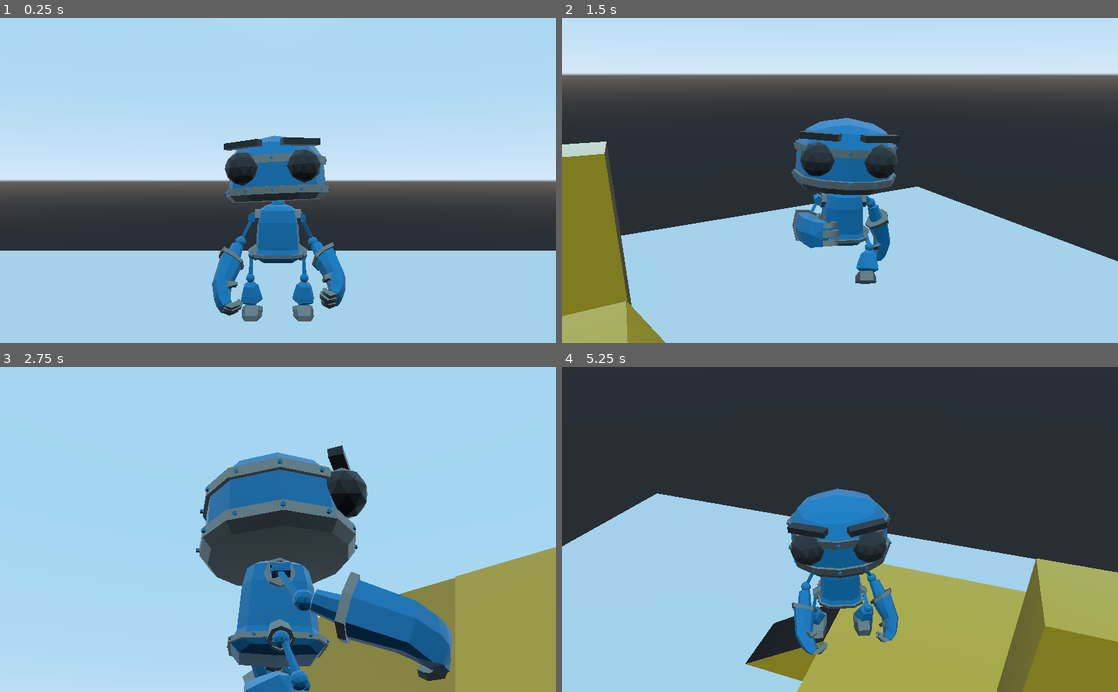
Above: before the commit, frames 1-4 (two rows, left to right).
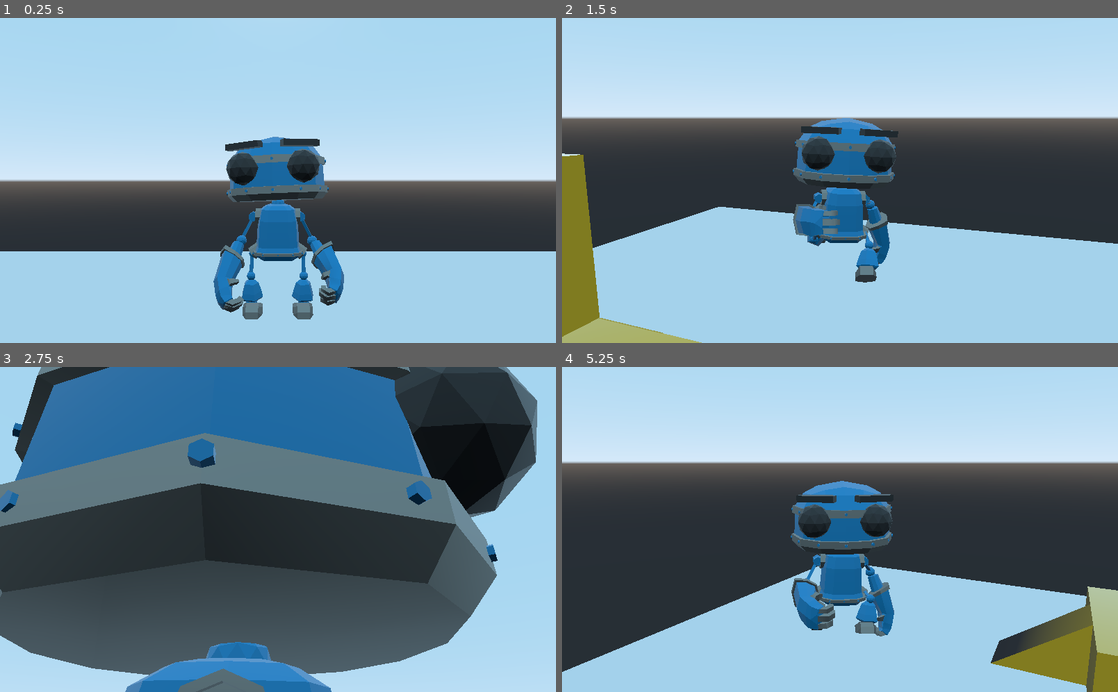
Above: after the commit, the same moments.

Repository: MarlonC-A/learning-godot-on-lockdown
Game: Godot game, scene res://Mundo.tscn
Same seed, same stepped clock (60 frames per second), same inputs: the game is played once before the commit and once after it. The project has no main scene, so this scene is started directly.
Inputs (mouse positions are in pixels of both pictures, inside the frame that each line leads up to):
- Up to frame 1 (0.25 s): no input
- Up to frame 2 (1.5 s): move the mouse to (962, 164) at 0.52 s; hold Right (derecha) 0.53-1.28 s; hold E (camaraDerecha) 0.53-1.28 s; tap Space (salto) at 0.77 s; move the mouse to (728, 196) at 1.27 s; hold Down (atras) from 1.28 s (still down); tap Q (camaraIzquierda) at 1.35 s
- Up to frame 3 (2.75 s): tap Space (salto) at 1.52 s; move the mouse to (333, 458) at 2.02 s; release Down (atras) at 2.03 s; hold Right (derecha) from 2.03 s (still down); hold E (camaraDerecha) from 2.03 s (still down)
- Up to frame 4 (5.25 s): move the mouse to (812, 594) at 2.77 s; release Right (derecha) at 2.78 s; release E (camaraDerecha) at 2.78 s; hold Up (adelante) 2.78-3.53 s; tap Q (camaraIzquierda) at 2.85, 4.35 s; tap Space (salto) at 3.02, 3.77, 4.52 s; move the mouse to (1006, 578) at 3.52 s; hold E (camaraDerecha) 3.53-4.28 s; hold Left (izquierda) 3.53-5.03 s; move the mouse to (673, 480) at 4.27 s; move the mouse to (867, 529) at 5.02 s; hold Down (atras) from 5.03 s (still down); hold E (camaraDerecha) from 5.03 s (still down)

The runs differ from the first frame. In frame 1, 2.0% of the frame differs, in the area x 0-100%, y 36-94%; in frame 2, 29%; in frame 3, 87%, in the area x 0-100%, y 0-100%; in frame 4, 75%.

Commit message:
Modificar colisiones. De nuevo

Diff:
--- a/05_Prueba3D/Mundo.tscn
+++ b/05_Prueba3D/Mundo.tscn
@@ -71,7 +71,7 @@
 shape = SubResource( 13 )
 
 [node name="MeshInstance4" type="MeshInstance" parent="Bloques"]
-transform = Transform( 1, 0, 0, 0, 2.942, 0, 0, 0, 1, -5.54753, 2.93724, 4.18944 )
+transform = Transform( 1, 0, 0, 0, 2.942, 0, 0, 0, 1, -5.475, 2.937, 4.189 )
 mesh = SubResource( 8 )
 skeleton = NodePath("../..")
 material/0 = ExtResource( 2 )
--- a/05_Prueba3D/Personaje/BrazoResorte.gd
+++ b/05_Prueba3D/Personaje/BrazoResorte.gd
@@ -1,6 +1,6 @@
 extends SpringArm
 
-export var sensibilidadMouse := 0.5;
+export var sensibilidadMouse := 0.3;
 var rotacionCamara : Vector2;
 var altura = 0;
 
--- a/05_Prueba3D/Personaje/Jugador.tscn
+++ b/05_Prueba3D/Personaje/Jugador.tscn
@@ -5,8 +5,9 @@
 [ext_resource path="res://Personaje/BrazoResorte.gd" type="Script" id=3]
 
 [sub_resource type="CapsuleShape" id=12]
-radius = 0.794217
-height = 2.73536
+margin = 0.001
+radius = 0.5
+height = 3.37
 
 [sub_resource type="AnimationNodeAnimation" id=2]
 animation = "Robot_Idle"
@@ -16,14 +17,15 @@
 
 [sub_resource type="AnimationNodeStateMachineTransition" id=10]
 
-[sub_resource type="AnimationNodeStateMachineTransition" id=11]
+[sub_resource type="AnimationNodeStateMachineTransition" id=13]
+switch_mode = 1
 
 [sub_resource type="AnimationNodeStateMachine" id=3]
 states/Robot_Idle/node = SubResource( 2 )
 states/Robot_Idle/position = Vector2( 157, 101 )
 states/Robot_Running/node = SubResource( 8 )
 states/Robot_Running/position = Vector2( 367.925, 101 )
-transitions = [ "Robot_Idle", "Robot_Running", SubResource( 10 ), "Robot_Running", "Robot_Idle", SubResource( 11 ) ]
+transitions = [ "Robot_Idle", "Robot_Running", SubResource( 10 ), "Robot_Running", "Robot_Idle", SubResource( 13 ) ]
 start_node = "Robot_Idle"
 graph_offset = Vector2( -160.075, 0 )
 
@@ -34,7 +36,7 @@
 script = ExtResource( 2 )
 
 [node name="Torso" type="CollisionShape" parent="."]
-transform = Transform( 1, 0, 0, 0, 1.31134e-07, 1, 0, -1, 1.31134e-07, 0, 2.18076, 0 )
+transform = Transform( 1, 0, 0, 0, 1.31134e-07, 1, 0, -1, 1.31134e-07, 0, 2.171, 0 )
 shape = SubResource( 12 )
 
 [node name="BrazoResorte" type="SpringArm" parent="."]
@@ -51,6 +53,7 @@
 transform = Transform( 1, 0, 0, 0, 1, 0, 0, 0, 1, 0, 3.33828, 0 )
 
 [node name="ModeloArticulado" parent="." instance=ExtResource( 1 )]
+transform = Transform( 1, 0, 0, 0, 1, 0, 0, 0, 1, 0, 0, -0.228843 )
 
 [node name="AnimationTree" type="AnimationTree" parent="."]
 tree_root = SubResource( 3 )
